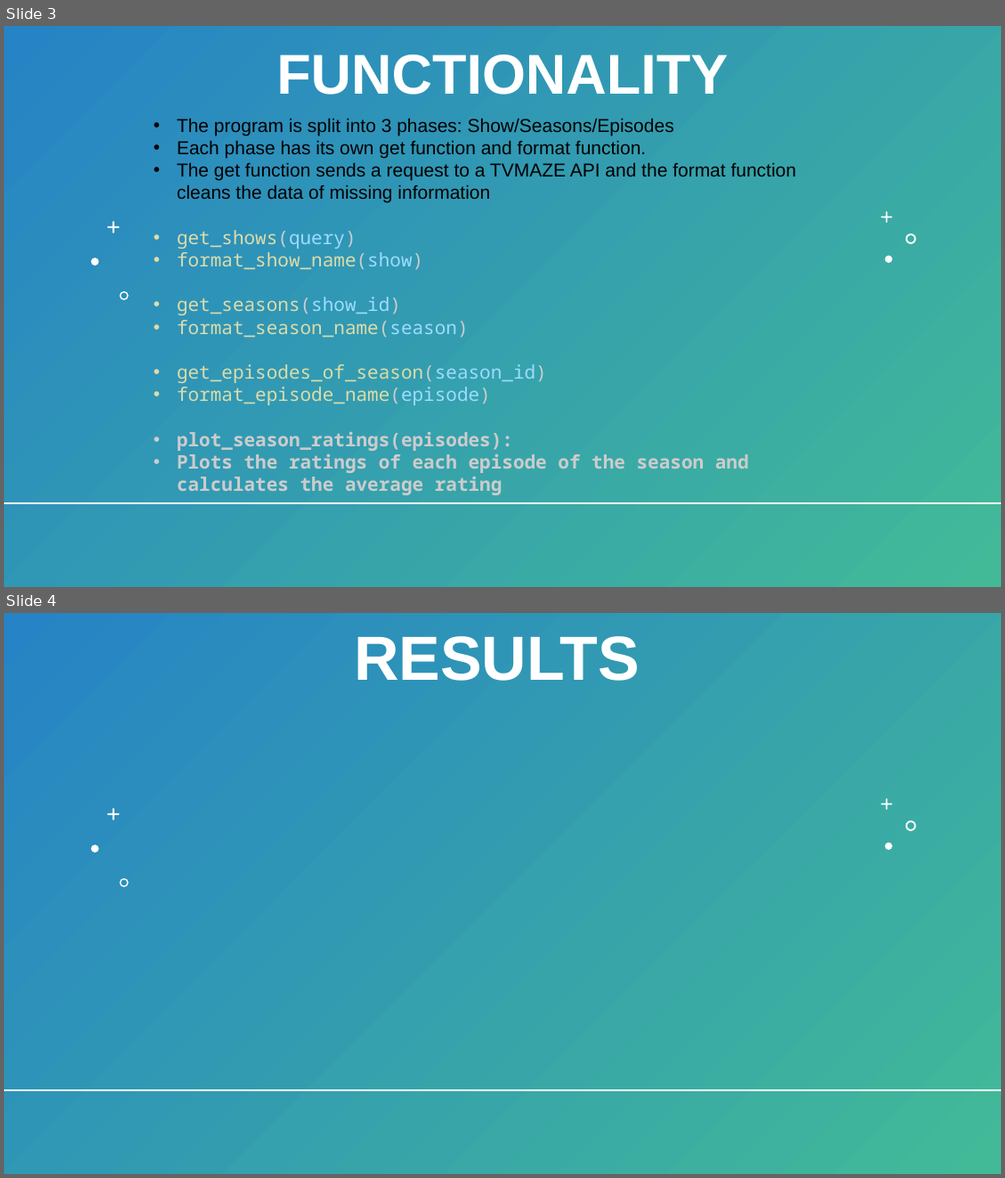
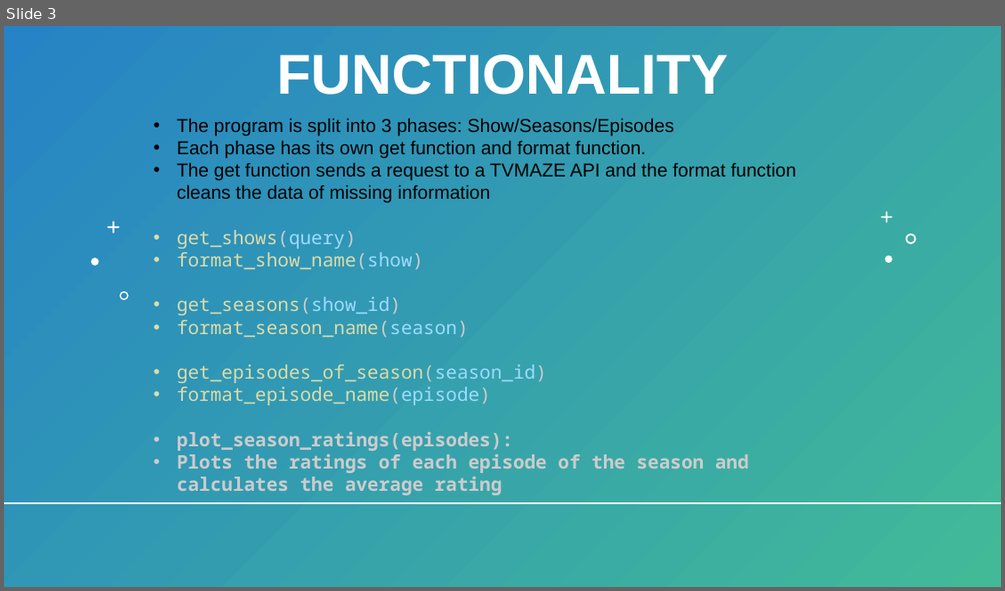
Before and after one commit to BaldeepDhada/API-Shows, a slide deck: 534-Slides.pptx. Shown one above the other, each under a label of ours: slides 3 and 4 before the commit, slide 3 after it. The pictures are 1005x1178 and 1005x591 pixels, drawn with LibreOffice and Linux fonts; fonts in the diff are those of the drawing. Boxes give left, top, right and bottom in pixels: in the first picture for what was removed or moved away, otherwise in the second. Text is boxed around its words. In the diff, an @@ line names an element or a change of style, - is before the commit and + after.

```diff
--- a/534-Slides.pptx
+++ b/534-Slides.pptx
@@ slide 4 removed at bbox=[4, 613, 1001, 1174], background #FFFFFF; not listed: 1 template element that a slide beside it also shows @@
@@ rectangle removed at bbox=[4, 613, 1001, 1174] @@
@@ title removed at bbox=[354, 636, 639, 681] @@
-RESULTS
@@ line removed from (63, 705) to (63, 1173) @@
@@ freeform shape removed at bbox=[882, 798, 892, 810] @@
@@ freeform shape removed at bbox=[107, 808, 120, 821] @@
@@ freeform shape removed at bbox=[906, 820, 916, 831] @@
@@ freeform shape removed at bbox=[90, 844, 98, 852] @@
@@ freeform shape removed at bbox=[885, 843, 892, 850] @@
@@ freeform shape removed at bbox=[120, 878, 129, 887] @@
@@ line removed from (4, 1090) to (1001, 1090) @@
```
Also in this commit, not shown: 1 slide added.
